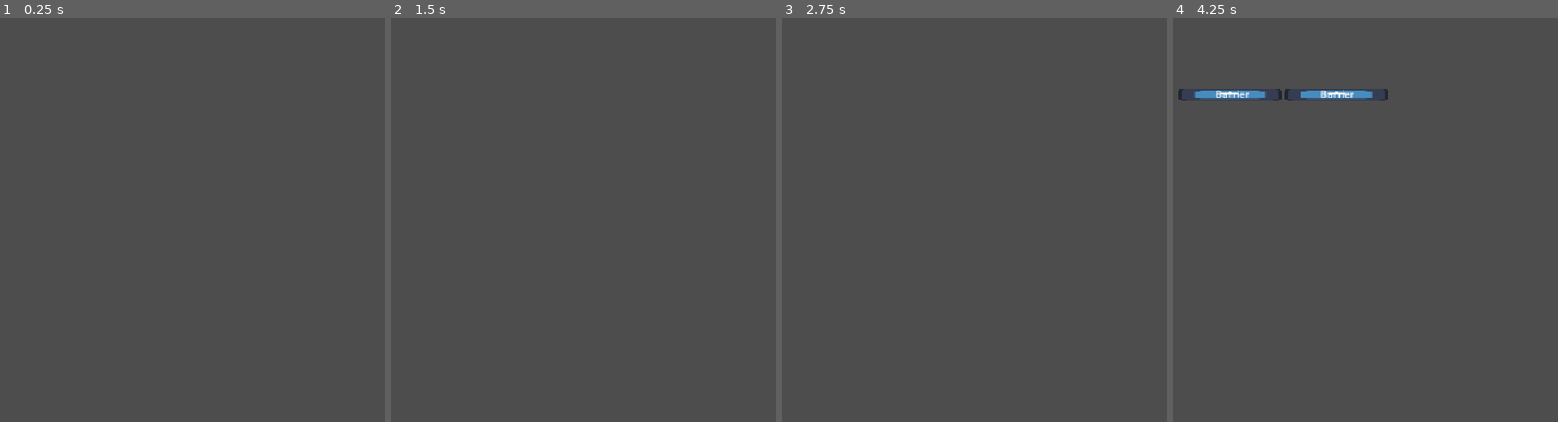
Above: before the commit, frames 1-4 (left to right).
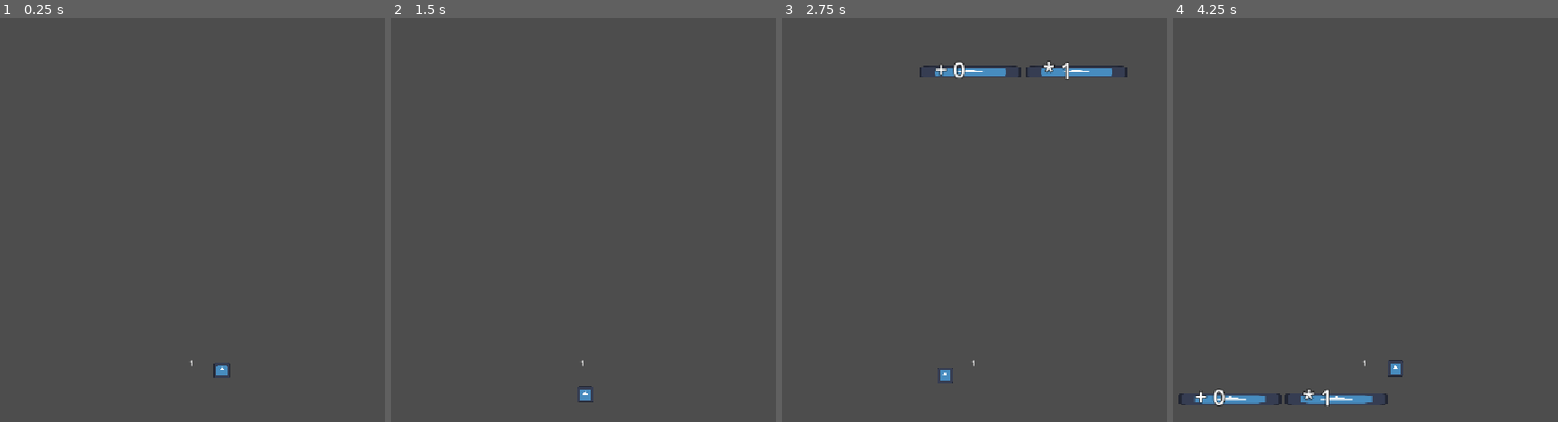
Above: after the commit, the same moments.

Repository: YourAverageLion/green
Game: Godot game, scene res://node_2d.tscn
Two runs of this game, one before a commit and one after it. Both use one fixed random seed, a clock stepped at 60 frames per second and the inputs below. The engine's default icon, where the game draws it, is replaced by a stand-in: a white triangle on a blue panel in a dark square.
Inputs:
- Up to frame 1 (0.25 s): no input
- Up to frame 2 (1.5 s): tap Enter (ui_accept) at 0.5, 0.77 s; hold D (right) from 0.53 s (still down)
- Up to frame 3 (2.75 s): tap Enter (ui_accept) at 1.52 s; release D (right) at 2.03 s; hold A (left) from 2.03 s (still down)
- Up to frame 4 (4.25 s): release A (left) at 2.78 s; hold D (right) from 2.78 s (still down); tap Enter (ui_accept) at 3.02, 3.77 s

The runs differ from the first frame. In frame 1, 0.1% of the frame differs, in the area x 49-60%, y 84-90%; in frame 2, 0.1%; in frame 3, 1.2%; in frame 4, 2.0%, in the area x 1-60%, y 17-97%.

Commit message:
added more stuff

Diff:
--- a/character_body_2d.gd
+++ b/character_body_2d.gd
@@ -1,39 +1,67 @@
 class_name Player
 extends CharacterBody2D
 
-var count:int = 0
-var prev_count: int = 0
+var count:int = 1
+var prev_count: int = 1
 var sprites = []
 @export var tex : Texture2D
+@onready var count_label : Label = $count_label
 
 const SPEED = 300.0
 const JUMP_VELOCITY = -400.0
 
 func respawn_sprites():
-	if prev_count > count:
-		var diff = prev_count-count
-		for i in range(diff):
-			var removed = sprites.pop_back()
-			removed.queue_free()
-		#for s in sprites:
-			#s.queue_free()
-		#sprites.clear()
-	else:
-		var diff = count-prev_count
 
-		for i in range(diff):
-			var sprite = preload("res://player_sprite.tscn").instantiate()
-			sprites.append(sprite)
-			add_child(sprite)
-			#sprite.position = Vector2(randf_range(-5,5),randf_range(-5,5))
-	var total_sprites = count
-	for i in range(count):
-		sprites[i].t = (float(i) / float(total_sprites)) * 2.0 * PI
+	if count < 0:
+		count = 0
+	var found_invalid = false
+
+	if count < 100:
+		if prev_count > count:
+			var diff = prev_count-count
+			for i in range(diff):
+				var removed = sprites.pop_back()
+				if is_instance_valid(removed):
+					removed.queue_free()
+				else:
+					found_invalid = true
+			#for s in sprites:
+				#s.queue_free()
+			#sprites.clear()
+		else:
+			var diff = count-prev_count
+
+			for i in range(diff):
+				var sprite = preload("res://player_sprite.tscn").instantiate()
+				sprites.append(sprite)
+				add_child(sprite)
+
+		var total_sprites = count
+		for i in range(count):
+			if i < sprites.size():
+				sprites[i].t = (float(i) / float(total_sprites)) * 2.0 * PI
+			else:
+				found_invalid = true
+	if (count < 100 and prev_count > 100) or found_invalid:
+		respawn_all_sprites()
+
 	prev_count = count
 
+	count_label.text = str(count)
+
+func respawn_all_sprites():
+	for i in range(sprites.size()):
+		var sprite = sprites[i]
+		sprite.queue_free()
+	sprites.clear()
+	prev_count = 0
+	respawn_sprites()
 
 func _ready() -> void:
-	#respawn_sprites()
+	var sprite = preload("res://player_sprite.tscn").instantiate()
+	sprites.append(sprite)
+	add_child(sprite)
+	respawn_sprites()
 	pass
 
 func _physics_process(delta: float) -> void:
--- a/node_2d.tscn
+++ b/node_2d.tscn
@@ -28,11 +28,11 @@
 shape = SubResource("RectangleShape2D_wtcfe")
 
 [node name="Marker2D" type="Marker2D" parent="." unique_id=1488994331]
-position = Vector2(0, -217)
+position = Vector2(0, -600)
 script = ExtResource("2_0e48y")
 
 [node name="Timer" type="Timer" parent="Marker2D" unique_id=148202036]
-wait_time = 4.0
+wait_time = 2.344
 autostart = true
 
 [connection signal="timeout" from="Marker2D/Timer" to="Marker2D" method="_on_timer_timeout"]
--- a/player.tscn
+++ b/player.tscn
@@ -13,3 +13,21 @@
 shape = SubResource("CircleShape2D_8ujql")
 
 [node name="Camera2D" type="Camera2D" parent="." unique_id=496058237]
+position = Vector2(0, -230)
+
+[node name="count_label" type="Label" parent="." unique_id=1859437397]
+anchors_preset = 8
+anchor_left = 0.5
+anchor_top = 0.5
+anchor_right = 0.5
+anchor_bottom = 0.5
+offset_left = -20.0
+offset_top = -12.395
+offset_right = 20.0
+offset_bottom = 10.605
+grow_horizontal = 2
+grow_vertical = 2
+theme_override_font_sizes/font_size = 14
+text = "0"
+horizontal_alignment = 1
+vertical_alignment = 1
--- a/player_sprite.gd
+++ b/player_sprite.gd
@@ -2,6 +2,7 @@
 
 @onready var player : Player = $"../"
 var t = 0
+var dist = 50
 
 # Called when the node enters the scene tree for the first time.
 func _ready() -> void:
@@ -12,6 +13,6 @@
 # Called every frame. 'delta' is the elapsed time since the previous frame.
 func _process(delta: float) -> void:
 	var center = player.global_position
-	global_position = Vector2(cos(t)*30, sin(t)*30) + center
+	global_position = Vector2(cos(t)*dist, sin(t)*dist) + center
 	t+=delta
 	pass
--- a/scorebarriers.gd
+++ b/scorebarriers.gd
@@ -11,29 +11,32 @@
 var right_op = ""
 var left_number = 0
 var right_number = 0
+var speed = 350
 
 # Called when the node enters the scene tree for the first time.
 func _ready() -> void:
 	left_op = operators.pick_random()
 	right_op = operators.pick_random()
-	match left:
+	match left_op:
 		"+":
-			left_number = randi_range(0,5)
+			left_number = randi_range(-5,5)
 		"-":
-			left_number = randi_range(0,5)
+			left_number = randi_range(-5,5)
 		"*":
-			left_number = randi_range(0,5)
+			left_number = randi_range(0,3)
 		"/":
 			left_number = randi_range(1,10)
-	match right:
+	match right_op:
 		"+":
-			right_number = randi_range(0,5)
+			right_number = randi_range(-5,5)
 		"-":
-			right_number = randi_range(0,5)
+			right_number = randi_range(-5,5)
 		"*":
-			right_number = randi_range(0,5)
+			right_number = randi_range(0,3)
 		"/":
 			right_number = randi_range(1,10)
+	LeftLabel.text = "%s %d"%[left_op, left_number]
+	RightLabel.text = "%s %d"%[right_op, right_number]
 
 
 	pass # Replace with function body.
@@ -41,19 +44,42 @@
 
 # Called every frame. 'delta' is the elapsed time since the previous frame.
 func _process(delta: float) -> void:
-	position.y+=100*delta
+	position.y+=speed*delta
 
 	if not barrierdisable:
 		for body in left.get_overlapping_bodies():
 			if body is Player:
+
 				print("leftwall")
-				body.count+=1
+
+				match left_op:
+					"+":
+						body.count += left_number
+					"-":
+						body.count -= left_number
+					"*":
+						body.count *= left_number
+					"/":
+						body.count /= left_number
+
+				#body.count+=1
 				body.respawn_sprites()
 				barrierdisable = true
 		for body in right.get_overlapping_bodies():
 			if body is Player:
+
 				print("rightwall")
-				body.count-=1
+				match right_op:
+					"+":
+						body.count += right_number
+					"-":
+						body.count -= right_number
+					"*":
+						body.count *= right_number
+					"/":
+						body.count /= right_number
+
+				#body.count-=1
 				body.respawn_sprites()
 				barrierdisable = true
 
--- a/scorebarriers.tscn
+++ b/scorebarriers.tscn
@@ -27,10 +27,13 @@
 shape = SubResource("RectangleShape2D_8ujql")
 
 [node name="LeftLabel" type="Label" parent="leftwall" unique_id=470862662]
-offset_left = -109.0
-offset_top = -13.0
-offset_right = -54.0
-offset_bottom = 10.0
+offset_left = -142.0
+offset_top = -29.0
+offset_right = -23.0
+offset_bottom = 20.0
+theme_override_colors/font_outline_color = Color(0, 0, 0, 1)
+theme_override_constants/outline_size = 5
+theme_override_font_sizes/font_size = 35
 text = "Barrier"
 
 [node name="rightwall" type="Area2D" parent="." unique_id=1430378408]
@@ -45,10 +48,14 @@
 shape = SubResource("RectangleShape2D_8ujql")
 
 [node name="RightLabel" type="Label" parent="rightwall" unique_id=297173797]
-offset_left = 59.0
-offset_top = -13.0
-offset_right = 114.0
-offset_bottom = 10.0
+offset_left = 31.0
+offset_top = -28.0
+offset_right = 150.0
+offset_bottom = 21.0
+theme_override_colors/font_color = Color(1, 1, 1, 1)
+theme_override_colors/font_outline_color = Color(0, 0, 0, 1)
+theme_override_constants/outline_size = 5
+theme_override_font_sizes/font_size = 35
 text = "Barrier"
 
 [node name="StaticBody2D" type="StaticBody2D" parent="." unique_id=939267140]
--- a/spawner.gd
+++ b/spawner.gd
@@ -1,5 +1,6 @@
 extends Marker2D
 
+var barrier_count = 0
 
 # Called when the node enters the scene tree for the first time.
 func _ready() -> void:
@@ -15,5 +16,8 @@
 func _on_timer_timeout() -> void:
 	var newbarrier = preload("res://scorebarriers.tscn").instantiate()
 	add_child(newbarrier)
+	barrier_count += 1
+	newbarrier.speed = 350*(1+(barrier_count/100))
 	newbarrier.global_position = global_position
+
 	pass # Replace with function body.
